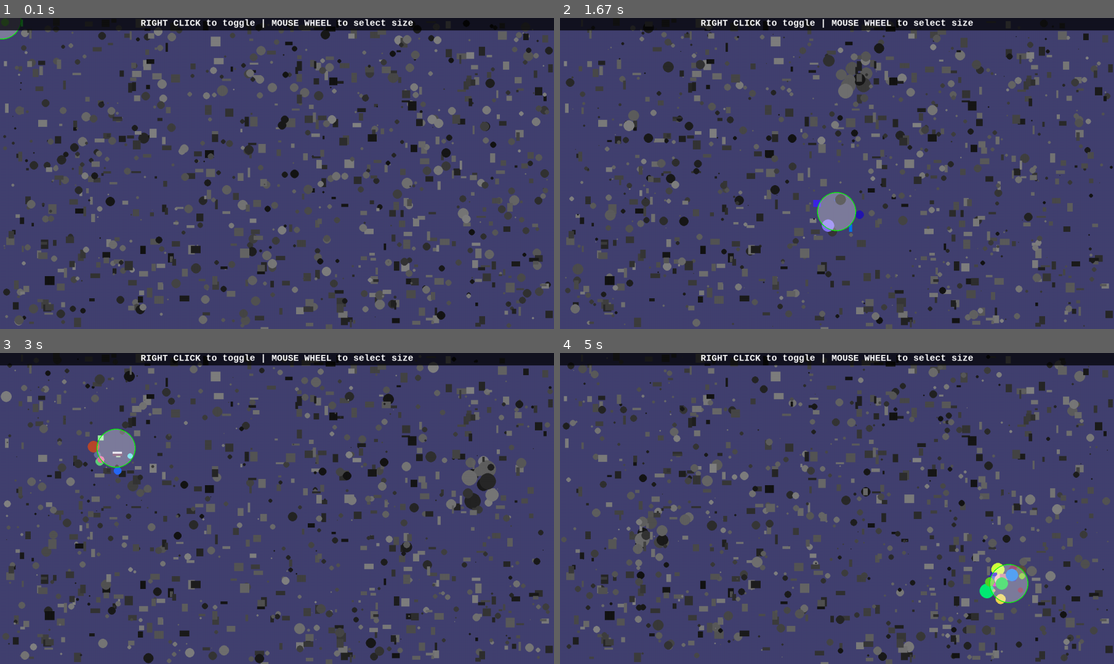
Above: before the commit, frames 1-4 (two rows, left to right).
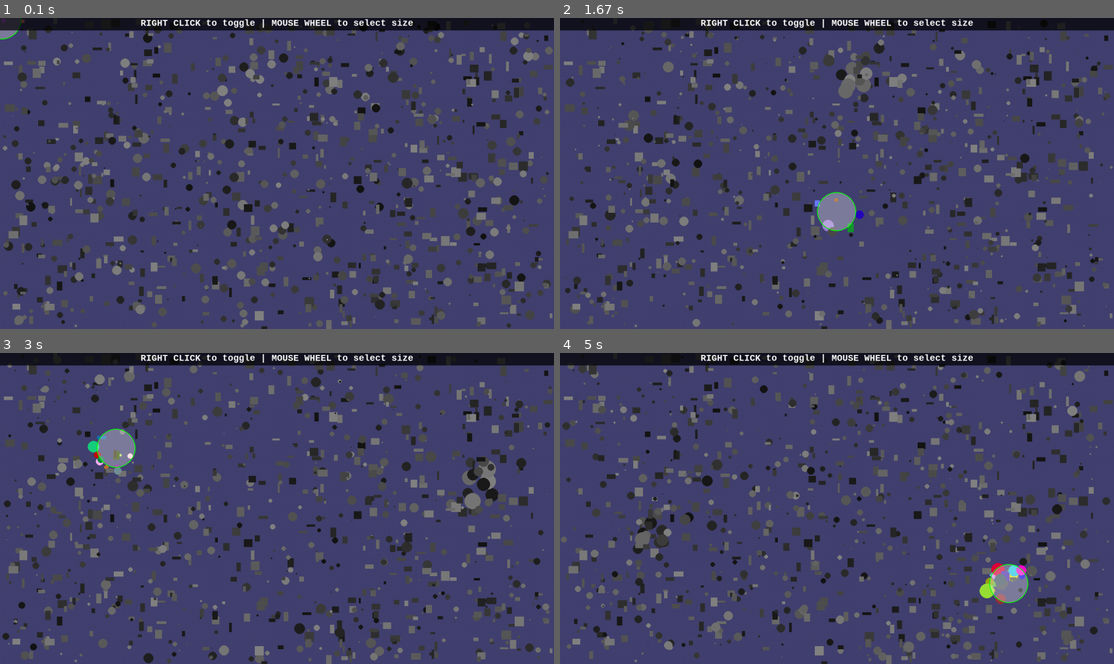
Above: after the commit, the same moments.

Repository: pygame-community/pygame-geometry
Game: pygame game, started from circle_test.py
The game is run twice, just before and just after one commit, with the same random seed, the same clock (stepped at 60 frames per second) and the same inputs.
Inputs (mouse positions are in pixels of both pictures, inside the frame that each line leads up to):
- Up to frame 1 (0.1 s): no input
- Up to frame 2 (1.67 s): press the mouse at (704, 176) at 0.37 s; move the mouse to (798, 207) at 0.47 s; release the mouse at (892, 241) at 0.6 s; press the mouse at (704, 176) at 0.7 s; move the mouse to (698, 117) at 0.8 s; release the mouse at (692, 58) at 0.93 s; click (848, 67) at 1.08 s; click (837, 210) at 1.58 s
- Up to frame 3 (3 s): click (387, 483) at 1.92 s; click (476, 483) at 2.42 s; click (116, 449) at 2.98 s
- Up to frame 4 (5 s): click (676, 489) at 3.32 s; click (986, 542) at 3.75 s; click (665, 527) at 4.15 s; click (1008, 583) at 4.82 s

The runs differ from the first frame. In frame 1, 17% of the frame differs, in the area x 0-100%, y 0-100%; in frame 2, 12%; in frame 3, 13%; in frame 4, 13%.

Commit message:
Further cleanup and simplifications. Added more constants to play around with.

Diff:
--- a/circle_test.py
+++ b/circle_test.py
@@ -24,49 +24,69 @@
     return surf
 
 
+def rand_color(minv: int = 0, maxv: int = 255) -> Tuple[int, int, int]:
+    """returns a random RGB color with min and max as min and max threshold"""
+    return randint(minv, maxv), randint(minv, maxv), randint(minv, maxv)
+
+
+def rand_bw_color(minv: int, maxv: int) -> Tuple[int, int, int]:
+    """returns a random BW color"""
+    shade = randint(minv, maxv)
+    return shade, shade, shade
+
+
 # Constants and font --------------------------
 FONT = pygame.font.SysFont("Consolas", 25, True)
 FPS = 120
 ALPHA_VALUE = 80
 SUB_TEXT_ALPHA = 180
 SHAPES_NUMBER = 1000
+MIN_CIRCLE_RADIUS = 3
+MAX_CIRCLE_RADIUS = 15
+MIN_RECT_WIDTH = 5
+MAX_RECT_WIDTH = 25
+MIN_RECT_HEIGHT = 5
+MAX_RECT_HEIGHT = 25
 BACKGROUND_COLOR = (66, 65, 112)
 WIDTH, HEIGHT = 1422, 800
 # --------------------------------------------
 
 # Game variables and fundamentals --------------------------
-win = pygame.display.set_mode((WIDTH, HEIGHT))
+screen = pygame.display.set_mode((WIDTH, HEIGHT))
 clock = pygame.time.Clock()
-keep = True
+keep: bool = True
 
 shapes: List[Circle] = []
 colors: List[Tuple[int, int, int]] = []
 colliding_colors: List[Tuple[int, int, int]] = []
 
-feed_active = True
-mouse_circle = Circle((0, 0), 50)
+feed_active: bool = True
+mouse_circle: Circle = Circle((0, 0), 50)
+border_color: str = "green"
+# --------------------------------------------
 
-# Useful surfaces --------------------------
+# Useful surfaces setup ----------------------
 txt_surf = FONT.render("RIGHT CLICK to toggle | MOUSE WHEEL to select size",
                        True, "white")
 sub_text_surf = pygame.surface.Surface((WIDTH, txt_surf.get_height() + 5))
 sub_text_surf.set_alpha(SUB_TEXT_ALPHA)
 mouse_circle_surf = get_new_circle_surf(mouse_circle, "white", ALPHA_VALUE)
+TXT_SURF_BLIT_POS = txt_surf.get_rect(
+    center=(WIDTH / 2, txt_surf.get_height() / 2))
 # ------------------------------------------
 
 # Create the random shapes
 for _ in range(SHAPES_NUMBER):
-    shade = randint(20, 130)
-    colors.append((shade, shade, shade))
-    colliding_colors.append((randint(0, 255), randint(0, 255), randint(0, 255)))
+    colors.append(rand_bw_color(20, 130))
+    colliding_colors.append(rand_color())
     obj = None
     if random() * 10 > 5:
-        radius = randint(3, 15)
+        radius = randint(MIN_CIRCLE_RADIUS, MAX_CIRCLE_RADIUS)
         obj = Circle((randint(radius, WIDTH - radius),
                       randint(radius, HEIGHT - radius)), radius)
     else:
-        dimx = randint(5, 25)
-        dimy = randint(5, 25)
+        dimx = randint(MIN_RECT_WIDTH, MAX_RECT_WIDTH)
+        dimy = randint(MIN_RECT_HEIGHT, MAX_RECT_HEIGHT)
         obj = pygame.Rect((randint(0, WIDTH - dimx), randint(0, HEIGHT - dimy)),
                           (dimx, dimy))
 
@@ -75,7 +95,7 @@
 # Game loop
 while keep:
 
-    win.fill(BACKGROUND_COLOR)
+    screen.fill(BACKGROUND_COLOR)
     clock.tick_busy_loop(FPS)
 
     mouse_circle.move_to_ip(*pygame.mouse.get_pos())
@@ -83,44 +103,42 @@
     # main update and draw loop, draw every shape and update their size
     for shape, color, coll_color in zip(shapes, colors, colliding_colors):
 
+        is_circle = isinstance(shape, Circle)
+        is_rect = isinstance(shape, pygame.Rect)
+
         if feed_active and mouse_circle.collides_with(shape):
-            if isinstance(shape, Circle):
+            if is_circle:
                 shape.scale_ip(shape.radius + 0.2)
-                pygame.draw.circle(win, coll_color, *shape())
-
-            elif isinstance(shape, pygame.Rect):
-                pygame.draw.rect(win, coll_color, shape)
+                pygame.draw.circle(screen, coll_color, *shape())
+            elif is_rect:
+                pygame.draw.rect(screen, coll_color, shape)
         else:
-            if isinstance(shape, Circle):
+            if is_circle:
                 if shape.radius <= 1.5:
+                    # this relocates the circle so there's no need to delete
+                    # and create a new one
                     radius = randint(3, 15)
                     ind = shapes.index(shape)
                     shape.update((randint(radius, WIDTH - radius),
                                   randint(radius, HEIGHT - radius)),
                                  radius)
                 shape.scale_ip(shape.radius - 0.25)
-                pygame.draw.circle(win, color, *shape())
-            elif isinstance(shape, pygame.Rect):
-                pygame.draw.rect(win, color, shape)
+                pygame.draw.circle(screen, color, *shape())
+            elif is_rect:
+                pygame.draw.rect(screen, color, shape)
 
-    win.blit(mouse_circle_surf, mouse_circle_surf.get_rect(
+    # blit the mouse circle surface on the screen
+    screen.blit(mouse_circle_surf, mouse_circle_surf.get_rect(
         center=(mouse_circle.x, mouse_circle.y)))
 
     # select and draw the mouse_circle border color
     if feed_active:
-        pygame.draw.circle(
-            win,
-            "green",
-            (mouse_circle.x, mouse_circle.y),
-            mouse_circle.radius,
-            2)
+        border_color = "green"
     else:
-        pygame.draw.circle(
-            win,
-            "white",
-            (mouse_circle.x, mouse_circle.y),
-            mouse_circle.radius,
-            2)
+        border_color = "white"
+
+    pygame.draw.circle(screen, border_color, (mouse_circle.x, mouse_circle.y),
+                       mouse_circle.radius, 2)
 
     # event loop
     for event in pygame.event.get():
@@ -137,9 +155,9 @@
         elif event.type == pygame.MOUSEBUTTONUP and event.button == 3:
             feed_active = not feed_active
 
-    win.blit(sub_text_surf, (0, 0))
-    win.blit(txt_surf,
-             txt_surf.get_rect(center=(WIDTH // 2, txt_surf.get_height() // 2)))
+    # blit the text and black bar on the screen
+    screen.blit(sub_text_surf, (0, 0))
+    screen.blit(txt_surf, TXT_SURF_BLIT_POS)
 
     pygame.display.set_caption(str(clock.get_fps()))
     pygame.display.update()
